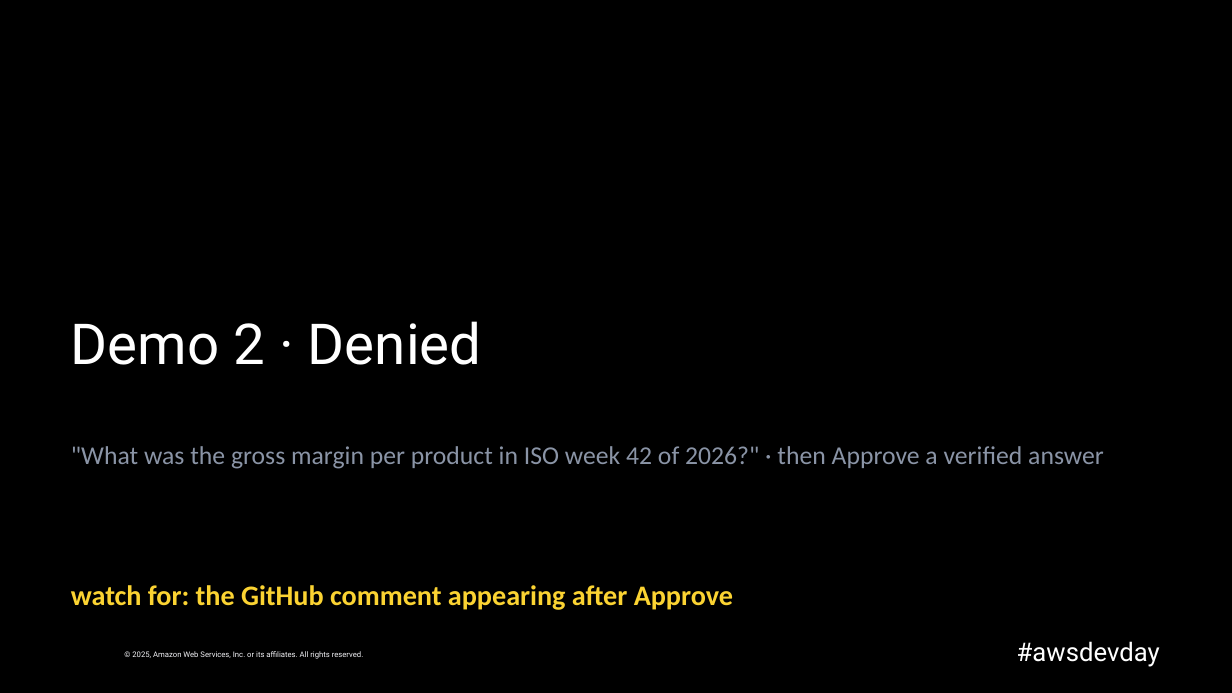
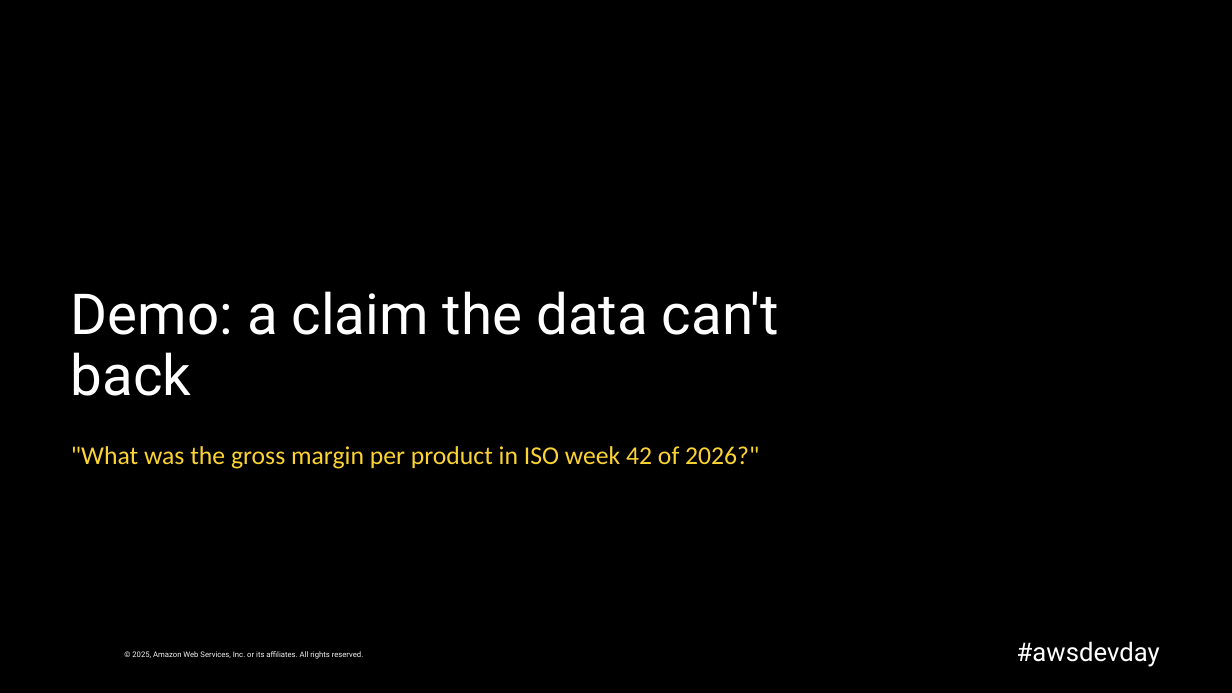
Before and after one commit to caroline-cah/lakehouse-harness, a slide deck: slide 26 of talk/harness-engineering-live.pptx (slide 25 before the commit). Drawn at 1232x693 pixels with LibreOffice and Linux fonts; fonts in the diff are those of the drawing; background and template pictures are left out. Boxes give left, top, right and bottom in pixels: in the first picture for what was removed or moved away, otherwise in the second. Text is boxed around its words. In the diff, an @@ line names an element or a change of style, - is before the commit and + after.

```diff
--- a/talk/harness-engineering-live.pptx
+++ b/talk/harness-engineering-live.pptx
@@ title at <box>71,291,779,396</box>: text changed @@
-Demo 2 · Denied
+Demo: a claim the data can't back
@@ text at <box>71,446,759,469</box>: text changed; text colour #8A94A6 to #FBD332 @@
-"What was the gross margin per product in ISO week 42 of 2026?" · then Approve a verified answer
+"What was the gross margin per product in ISO week 42 of 2026?"
@@ text removed at <box>71,585,733,610</box> @@
-watch for: the GitHub comment appearing after Approve
```
Also in this commit, not shown: 15 other slides changed, 16 slides added, 20 slides removed, 2 other files.
